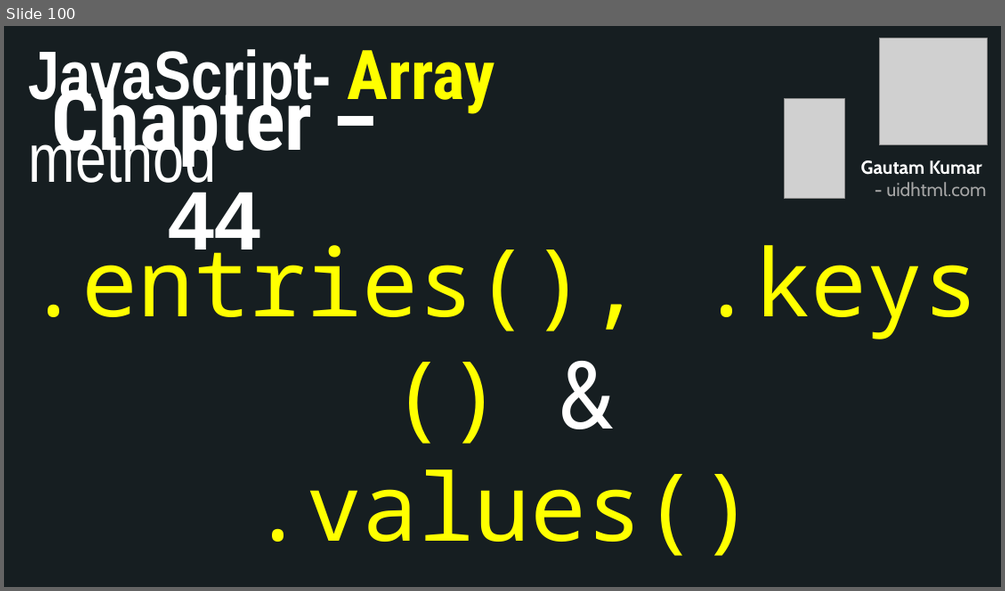
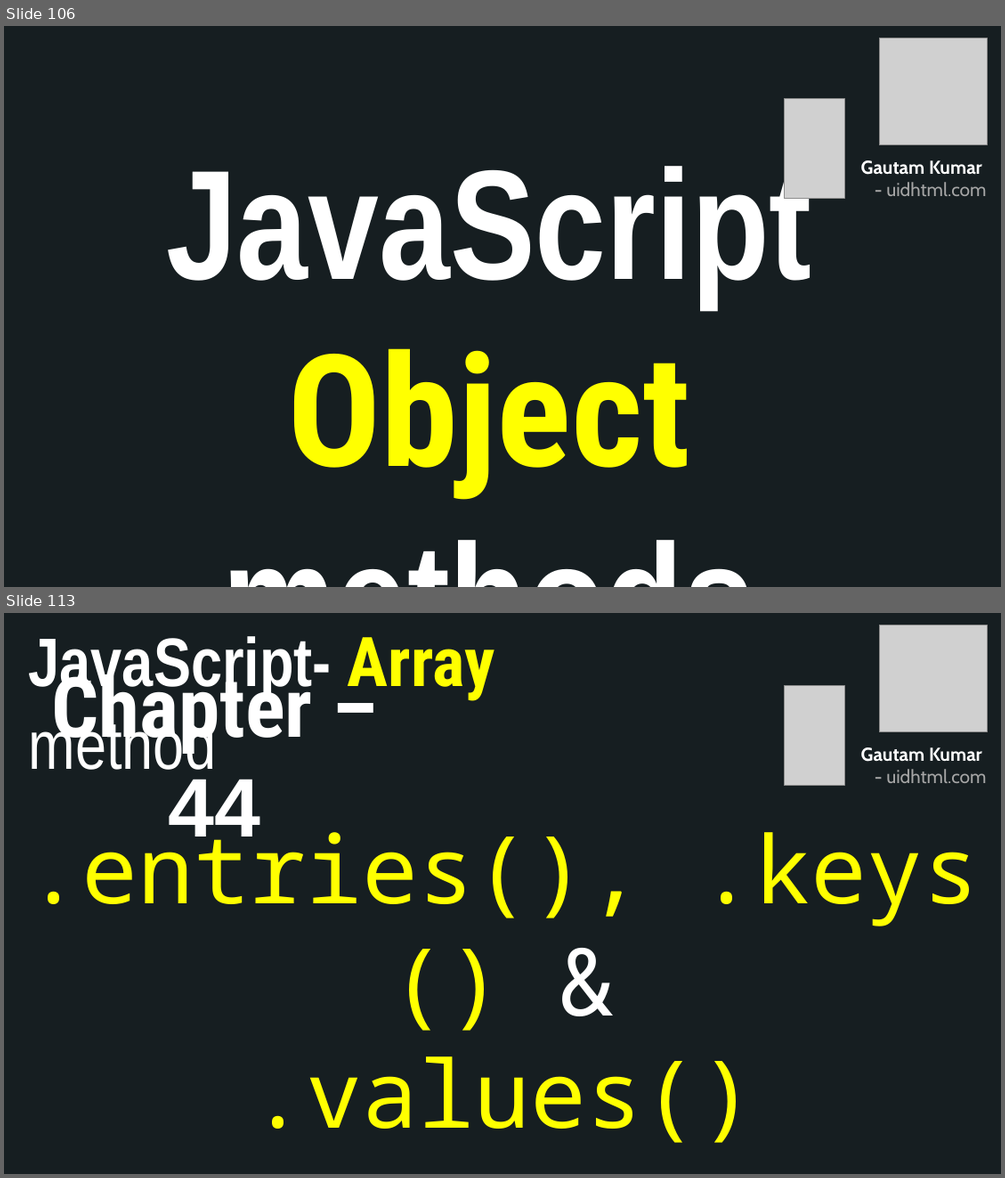
Before and after one commit to uidhtml/javascript-tutorials, a slide deck: Javascript Tutorials.pptx. Shown one above the other, each under a label of ours: slide 100 before the commit, slides 106 and 113 after it; the slides between them are not shown. The pictures are 1005x591 and 1005x1178 pixels, drawn with LibreOffice and Linux fonts; fonts in the diff are those of the drawing; grey boxes stand for pictures. Boxes give left, top, right and bottom in pixels: in the first picture for what was removed or moved away, otherwise in the second. Text is boxed around its words. In the diff, an @@ line names an element or a change of style, - is before the commit and + after.

```diff
--- a/Javascript Tutorials.pptx
+++ b/Javascript Tutorials.pptx
@@ slide 106 added at [4,26,1001,587], background #2C3C43; not listed: 10 template elements that a slide beside it also shows @@
@@ rectangle added at [4,26,1001,587], fill #161E22 @@
@@ picture added at [880,38,987,145] @@
@@ picture added at [785,99,844,199] @@
@@ text added at [166,153,811,499], 150 pt, text #FFFFFF, bold @@
+JavaScript
+Object methods
@@ text added at [861,160,986,196], 18 pt, text #A6A6A6, bold @@
+Gautam Kumar
+- uidhtml.com
@@ what was slide 100 is now slide 113 @@
```
Also in this commit, not shown: 12 other slides added, 6 other files.
